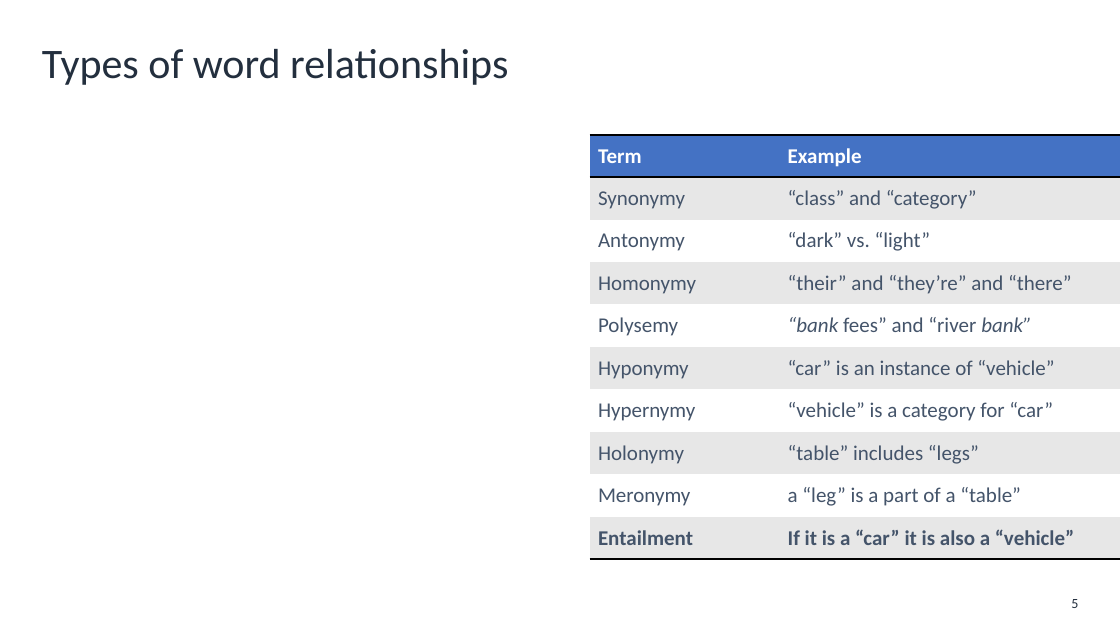
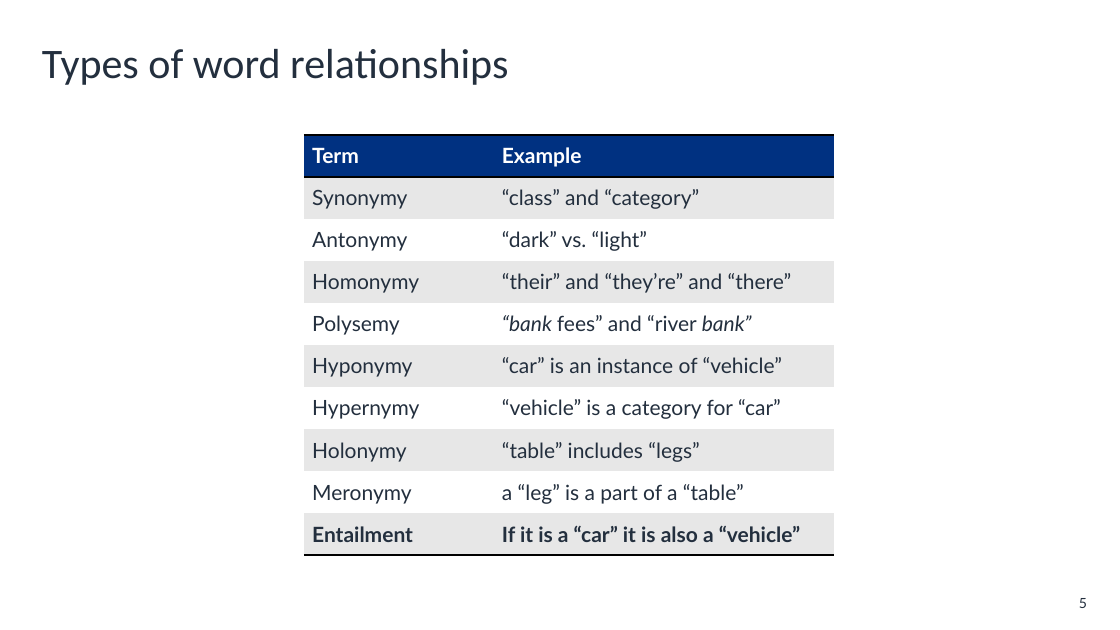
Before and after one commit to aws-mlu/aws-mlu-eep-traditional-ml, a slide deck: slide 5 of mlu-dlti/Lessons/DEV_MLUDTI-EN-M2-L3.pptx. Drawn at 1120x630 pixels with LibreOffice and Linux fonts; fonts in the diff are those of the drawing; background and template pictures are left out. Boxes give left, top, right and bottom in pixels: in the first picture for what was removed or moved away, otherwise in the second. Text is boxed around its words. In the diff, an @@ line names an element or a change of style, - is before the commit and + after.

```diff
--- a/mlu-dlti/Lessons/DEV_MLUDTI-EN-M2-L3.pptx
+++ b/mlu-dlti/Lessons/DEV_MLUDTI-EN-M2-L3.pptx
@@ table at [304,134,835,555] @@
@@ fill #4472C4 to #003181 in row 1 @@
@@ font Calibri to Lato, text colour #44546A to #232F3E @@
@@ table: place and size @@
-table at [590,134,1120,555]
+table at [304,134,835,555]
@@ page number at [1079,598,1087,608]: font Calibri to Lato @@
```
Also in this commit, not shown: 4 other slides changed, 16 other files.
